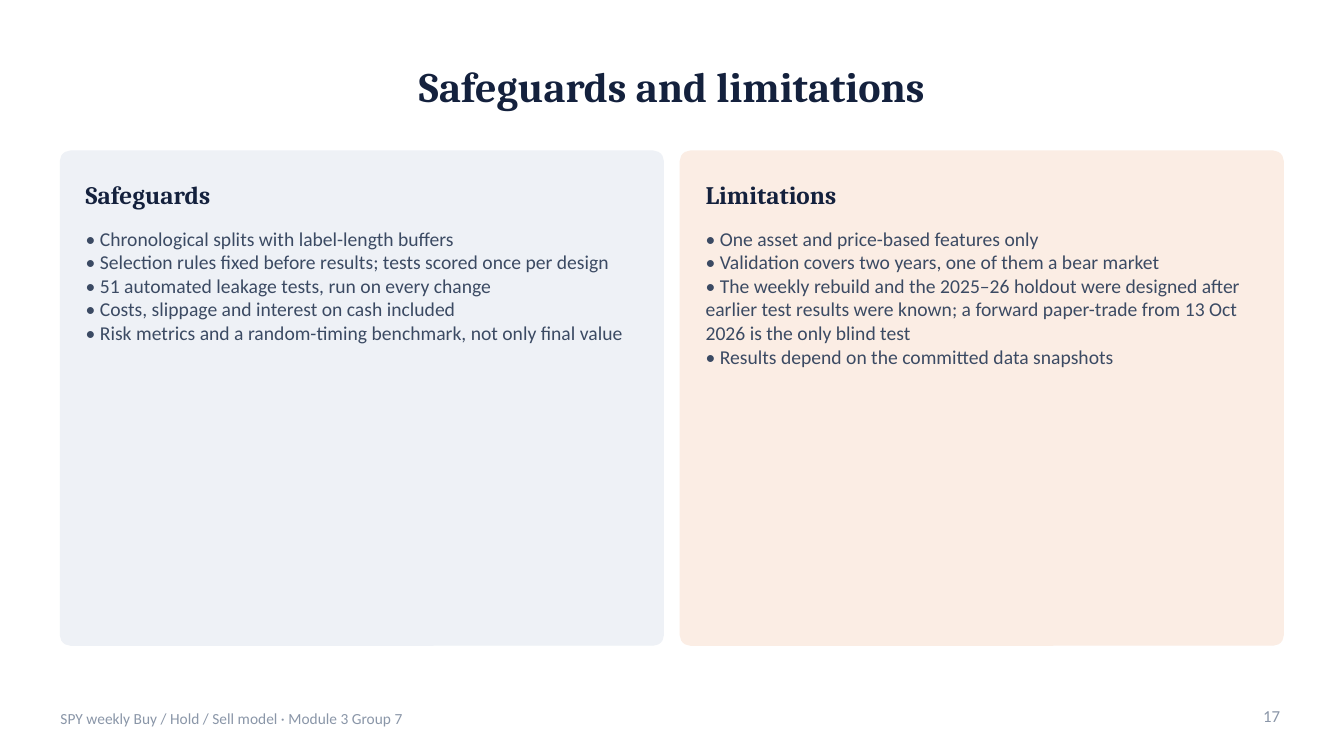
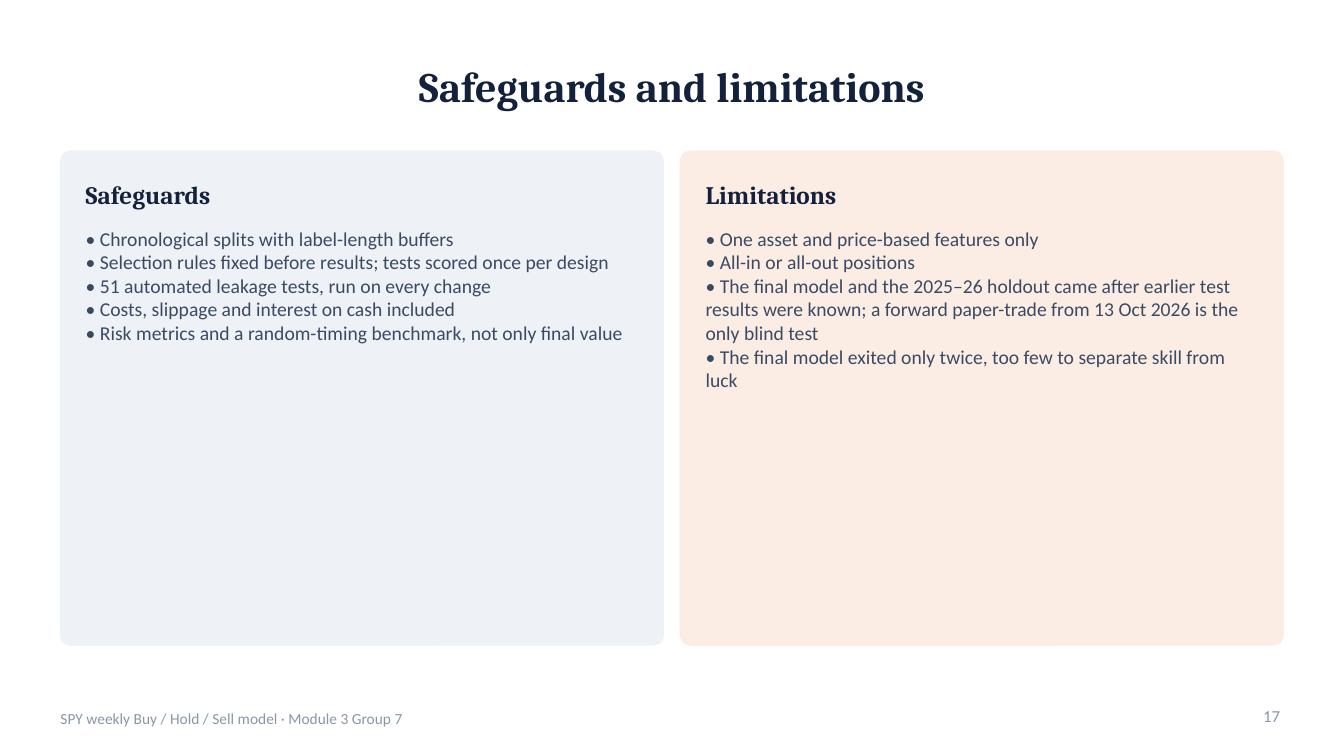
Before and after one commit to TKCH121/spy, a slide deck: slide 17 of presentation/SPY_Model_Presentation.pptx. Drawn at 1344x756 pixels with LibreOffice and Linux fonts; fonts in the diff are those of the drawing. Boxes give left, top, right and bottom in pixels: in the first picture for what was removed or moved away, otherwise in the second. Text is boxed around its words. In the diff, an @@ line names an element or a change of style, - is before the commit and + after.

```diff
--- a/presentation/SPY_Model_Presentation.pptx
+++ b/presentation/SPY_Model_Presentation.pptx
@@ text at <box>706,255,1239,387</box>: text changed @@
-• Validation covers two years, one of them a bear market
-• The weekly rebuild and the 2025–26 holdout were designed after earlier test results were known; a forward paper-trade from 13 Oct 2026 is the only blind test
-• Results depend on the committed data snapshots
+• All-in or all-out positions
+• The final model and the 2025–26 holdout came after earlier test results were known; a forward paper-trade from 13 Oct 2026 is the only blind test
+• The final model exited only twice, too few to separate skill from luck
```
Also in this commit, not shown: 16 other slides changed, 1 slide added, 1 slide removed, 8 other files.
